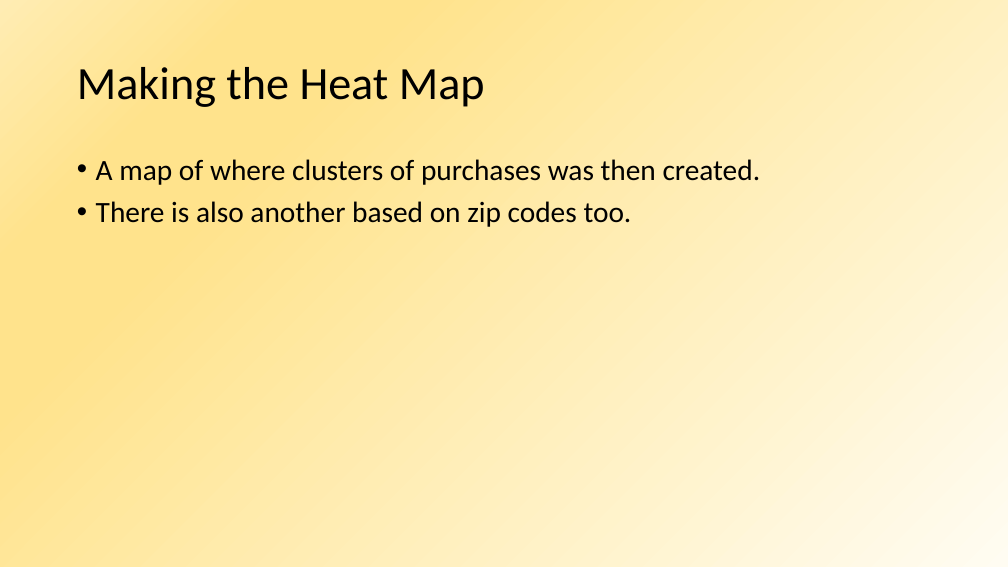
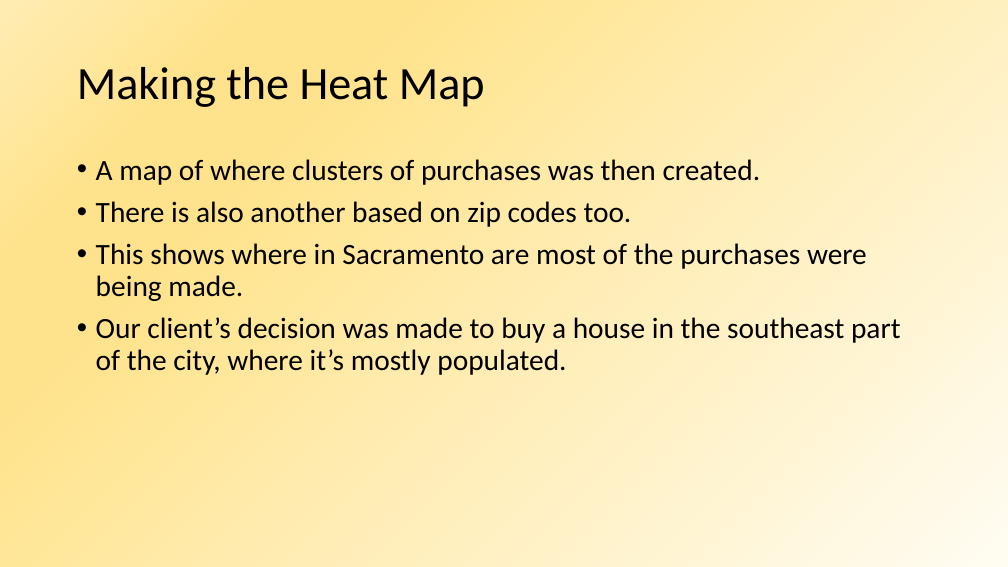
Before and after one commit to scavazos4/Project_One, a slide deck: slide 10 of Sacramento Real Estate.pptx (slide 9 before the commit). Drawn at 1008x567 pixels with LibreOffice and Linux fonts; fonts in the diff are those of the drawing. Boxes give left, top, right and bottom in pixels: in the first picture for what was removed or moved away, otherwise in the second. Text is boxed around its words. In the diff, an @@ line names an element or a change of style, - is before the commit and + after.

```diff
--- a/Sacramento Real Estate.pptx
+++ b/Sacramento Real Estate.pptx
@@ text at box(96, 243, 901, 375): paragraphs added @@
+• This shows where in Sacramento are most of the purchases were being made.
+• Our client’s decision was made to buy a house in the southeast part of the city, where it’s mostly populated.
```
Also in this commit, not shown: 8 other slides changed, 1 slide added.
